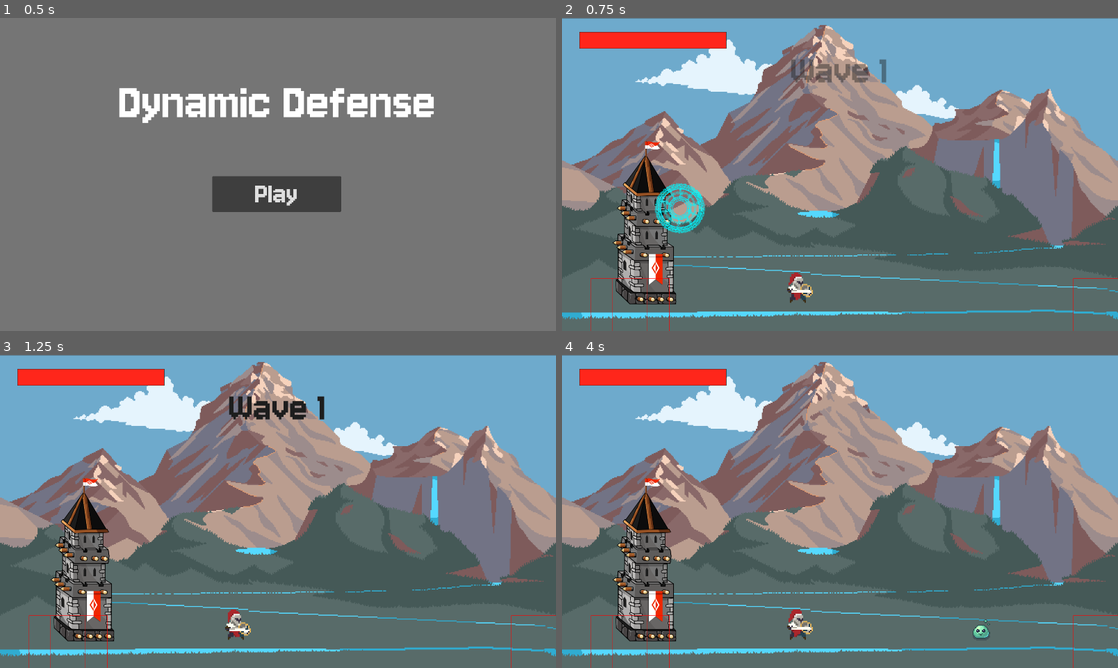
Above: before the commit, frames 1-4 (two rows, left to right).
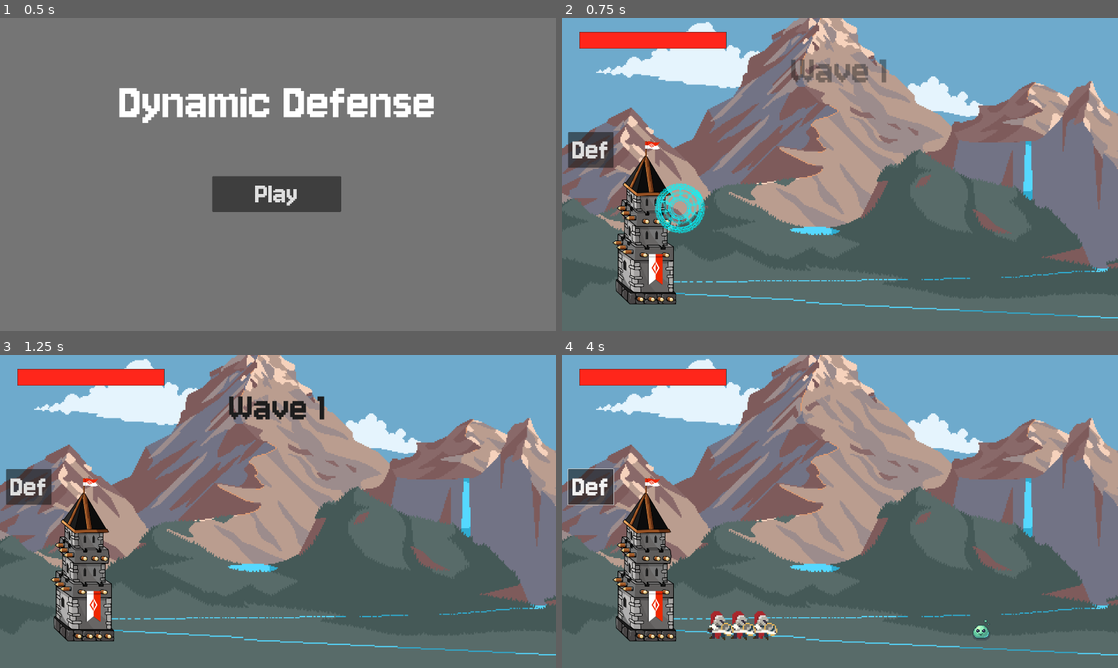
Above: after the commit, the same moments.

Repository: AlexandreBasei/dynamic_defense
Game: Godot game, scene res://scenes/main.tscn
Same seed, same stepped clock (60 frames per second), same inputs: the game is played once before the commit and once after it.
Inputs (mouse positions are in pixels of both pictures, inside the frame that each line leads up to):
- Up to frame 1 (0.5 s): no input
- Up to frame 2 (0.75 s): click "Play" at 0.5 s
- Up to frame 3 (1.25 s): no input
- Up to frame 4 (4 s): click (589, 486) at 1.25 s, where only the run after the commit has a clickable "Def"; click (589, 486) at 2 s, where only the run after the commit has a clickable "Def"; click (589, 486) at 2.75 s, where only the run after the commit has a clickable "Def"; move the mouse to (962, 495) at 3.52 s; click (962, 495) at 3.6 s

Frame 1 is identical in both runs. In frame 2, 31% of the frame differs, in the area x 0-100%, y 0-100%; in frame 3, 31%; in frame 4, 32%.

Commit message:
add unit movement

Diff:
--- a/project.godot
+++ b/project.godot
@@ -25,6 +25,7 @@
 [global_group]
 
 mobs=""
+Unit=""
 
 [input]
 
--- a/scenes/UI/hud.gd
+++ b/scenes/UI/hud.gd
@@ -1,6 +1,7 @@
 extends CanvasLayer
 
 signal start_game
+signal spawnDefender
 
 # Called when the node enters the scene tree for the first time.
 func _ready() -> void:
@@ -37,3 +38,7 @@
 	fade_in_text(target, fade_in_time)
 	await get_tree().create_timer(visible_time).timeout
 	fade_out_text(target, fade_out_time)
+
+
+func _on_spawn_defender_button_down() -> void:
+	spawnDefender.emit()
--- a/scenes/UI/hud.tscn
+++ b/scenes/UI/hud.tscn
@@ -72,5 +72,23 @@
 [node name="HealthBar" parent="." instance=ExtResource("2_rd3kb")]
 visible = false
 
+[node name="SpawnDefender" type="Button" parent="."]
+visible = false
+anchors_preset = -1
+anchor_left = 0.5
+anchor_top = 0.56600004
+anchor_right = 0.5
+anchor_bottom = 0.56600004
+offset_left = -939.0
+offset_top = -217.28
+offset_right = -782.0
+offset_bottom = -94.28003
+grow_horizontal = 2
+grow_vertical = 0
+theme_override_fonts/font = ExtResource("2_y5tme")
+theme_override_font_sizes/font_size = 107
+text = "Def"
+
 [connection signal="button_down" from="StartButton" to="." method="_on_button_button_down"]
 [connection signal="timeout" from="GameOverTimer" to="." method="_on_game_over_timer_timeout"]
+[connection signal="button_down" from="SpawnDefender" to="." method="_on_spawn_defender_button_down"]
--- a/scenes/defenders/defender.gd
+++ b/scenes/defenders/defender.gd
@@ -2,16 +2,31 @@
 
 signal hit
 
-@export var maxHP = 10
+@onready var animations = $AnimatedSprite2D
+
+@export var maxHP:int = 10
+@export var damages:int = 5
+@export var speed:int = 100
+@export var atkCooldown:int = 3
+@export var walkStop:float = 592.0
+
 var currentHP
-
-@export var damages = 5
+var isWalking:bool = true
+var isAttacking:bool = false
+var id:int = 0
 
 func _ready():
 	currentHP = maxHP
 
 func _process(delta: float) -> void:
-	pass
+	if position.x < walkStop and !isAttacking:
+		move_local_x(speed * delta)
+		isWalking = true
+	else:
+		isWalking = false
+
+	if !isWalking and !isAttacking:
+		animations.play("idle")
 
 func take_damage(dmg: int) -> void:
 	hit.emit()
@@ -23,5 +38,8 @@
 
 func _on_attack_area_area_entered(area: Area2D) -> void:
 	if area.is_in_group("mobs"):
-		$AnimatedSprite2D.play("attack")
+		isAttacking = true
+		animations.play("attack")
 		take_damage(area.damages)
+		await get_tree().create_timer(atkCooldown).timeout
+		isAttacking = false
--- a/scenes/defenders/defender.tscn
+++ b/scenes/defenders/defender.tscn
@@ -1,8 +1,9 @@
-[gd_scene load_steps=22 format=3 uid="uid://8bfok0bhromt"]
+[gd_scene load_steps=29 format=3 uid="uid://8bfok0bhromt"]
 
 [ext_resource type="Texture2D" uid="uid://d3rtvvf2rsqpf" path="res://art/defenders/Knight Hero Platfomer/Attack 1.png" id="1_nkwby"]
 [ext_resource type="Script" uid="uid://w8cgj2d4fant" path="res://scenes/defenders/defender.gd" id="1_y7dbd"]
 [ext_resource type="Texture2D" uid="uid://btnu3b5elw64c" path="res://art/defenders/Knight Hero Platfomer/Combat Ready Idle Fixed.png" id="3_y7dbd"]
+[ext_resource type="Texture2D" uid="uid://bt017uxrkgj78" path="res://art/defenders/Knight Hero Platfomer/Walk Fixed.png" id="4_jpoqe"]
 
 [sub_resource type="AtlasTexture" id="AtlasTexture_jpoqe"]
 atlas = ExtResource("1_nkwby")
@@ -63,6 +64,30 @@
 [sub_resource type="AtlasTexture" id="AtlasTexture_ac3x4"]
 atlas = ExtResource("3_y7dbd")
 region = Rect2(88, 0, 22, 30)
+
+[sub_resource type="AtlasTexture" id="AtlasTexture_h8tp4"]
+atlas = ExtResource("4_jpoqe")
+region = Rect2(0, 0, 22, 30)
+
+[sub_resource type="AtlasTexture" id="AtlasTexture_r8k7b"]
+atlas = ExtResource("4_jpoqe")
+region = Rect2(22, 0, 22, 30)
+
+[sub_resource type="AtlasTexture" id="AtlasTexture_j1ier"]
+atlas = ExtResource("4_jpoqe")
+region = Rect2(44, 0, 22, 30)
+
+[sub_resource type="AtlasTexture" id="AtlasTexture_r7rcw"]
+atlas = ExtResource("4_jpoqe")
+region = Rect2(66, 0, 22, 30)
+
+[sub_resource type="AtlasTexture" id="AtlasTexture_rp8en"]
+atlas = ExtResource("4_jpoqe")
+region = Rect2(88, 0, 22, 30)
+
+[sub_resource type="AtlasTexture" id="AtlasTexture_d5tlp"]
+atlas = ExtResource("4_jpoqe")
+region = Rect2(110, 0, 22, 30)
 
 [sub_resource type="SpriteFrames" id="SpriteFrames_h8tp4"]
 animations = [{
@@ -97,7 +122,7 @@
 "duration": 1.0,
 "texture": SubResource("AtlasTexture_dinwq")
 }],
-"loop": true,
+"loop": false,
 "name": &"attack",
 "speed": 8.0
 }, {
@@ -120,6 +145,29 @@
 "loop": true,
 "name": &"idle",
 "speed": 8.0
+}, {
+"frames": [{
+"duration": 1.0,
+"texture": SubResource("AtlasTexture_h8tp4")
+}, {
+"duration": 1.0,
+"texture": SubResource("AtlasTexture_r8k7b")
+}, {
+"duration": 1.0,
+"texture": SubResource("AtlasTexture_j1ier")
+}, {
+"duration": 1.0,
+"texture": SubResource("AtlasTexture_r7rcw")
+}, {
+"duration": 1.0,
+"texture": SubResource("AtlasTexture_rp8en")
+}, {
+"duration": 1.0,
+"texture": SubResource("AtlasTexture_d5tlp")
+}],
+"loop": true,
+"name": &"walk",
+"speed": 8.0
 }]
 
 [sub_resource type="RectangleShape2D" id="RectangleShape2D_r8k7b"]
@@ -128,7 +176,7 @@
 [sub_resource type="RectangleShape2D" id="RectangleShape2D_jpoqe"]
 size = Vector2(39.5, 18)
 
-[node name="Defender" type="Area2D"]
+[node name="Defender" type="Area2D" groups=["Unit"]]
 scale = Vector2(5, 5)
 script = ExtResource("1_y7dbd")
 
@@ -136,9 +184,8 @@
 texture_filter = 1
 position = Vector2(0, -15.199999)
 sprite_frames = SubResource("SpriteFrames_h8tp4")
-animation = &"idle"
-autoplay = "idle"
-frame_progress = 0.06894065
+animation = &"walk"
+autoplay = "walk"
 
 [node name="CollisionShape2D" type="CollisionShape2D" parent="."]
 position = Vector2(-3.2, -10.399999)
--- a/scenes/main.gd
+++ b/scenes/main.gd
@@ -4,6 +4,11 @@
 @onready var deck = $CardManager/Deck
 @onready var player_hand = $CardManager/PlayerHand
 @onready var discard_pile = $CardManager/DiscardPile
+@onready var unitSpawn = $UnitSpawnPoint
+
+@export var unit:PackedScene
+
+var unitSpawned:int = 0
 
 # Called when the node enters the scene tree for the first time.
 func _ready() -> void:
@@ -43,6 +48,7 @@
 	$WaveHandler/MobSpawnTimer.start()
 	$HUD.update_wave($WaveHandler.currentWave + 1)
 	$HUD/HealthBar.init_HP($Tower.current_HP)
+	$HUD/SpawnDefender.show()
 
 func _on_base_game_over() -> void:
 	end_game()
@@ -72,3 +78,11 @@
 	$HUD/StartButton.show()
 	$HUD/Message.text = "Dynamic Defense"
 	$WaveHandler.currentWave = 0
+
+
+func _on_hud_spawn_defender() -> void:
+	var unit = unit.instantiate()
+	unit.position = unitSpawn.position
+	unit.id = unitSpawned
+	add_child(unit)
+	unitSpawned += unitSpawned
--- a/scenes/main.tscn
+++ b/scenes/main.tscn
@@ -1,6 +1,5 @@
-[gd_scene load_steps=15 format=3 uid="uid://begu0mbamvgii"]
+[gd_scene load_steps=14 format=3 uid="uid://begu0mbamvgii"]
 
-[ext_resource type="PackedScene" uid="uid://bqwkl3cusk0uq" path="res://scenes/levels/tile_map.tscn" id="1_0xm2m"]
 [ext_resource type="Script" uid="uid://bedm1itnq0t00" path="res://scenes/main.gd" id="1_h2yge"]
 [ext_resource type="PackedScene" uid="uid://d4aqy4ns76bew" path="res://scenes/tower/tower.tscn" id="2_h2yge"]
 [ext_resource type="Texture2D" uid="uid://dsfv0lyipp0y2" path="res://art/backgrounds/mountains/m7/BIGPRE_ORIG_SIZE.png" id="2_o6xl0"]
@@ -24,16 +23,12 @@
 [node name="Main" type="Node2D"]
 position = Vector2(415, 668)
 script = ExtResource("1_h2yge")
+unit = ExtResource("12_eb6dy")
 
 [node name="BigpreOrigSize" type="Sprite2D" parent="."]
-position = Vector2(544, -123)
-scale = Vector2(0.8333333, 0.83487654)
+position = Vector2(547.00006, -92.00001)
+scale = Vector2(0.9966112, 0.9984567)
 texture = ExtResource("2_o6xl0")
-
-[node name="TileMap" parent="." instance=ExtResource("1_0xm2m")]
-visible = false
-position = Vector2(-229.905, 37.395)
-scale = Vector2(4.13, 4.13)
 
 [node name="Tower" parent="." instance=ExtResource("2_h2yge")]
 position = Vector2(-242, -59)
@@ -49,6 +44,7 @@
 position = Vector2(1254, 290)
 
 [node name="CardManager" type="Control" parent="."]
+visible = false
 layout_mode = 3
 anchors_preset = 0
 offset_right = 40.0
@@ -89,11 +85,12 @@
 script = ExtResource("9_ya4ey")
 metadata/_custom_type_script = "uid://6ams8uvg43gu"
 
-[node name="Defender" parent="." instance=ExtResource("12_eb6dy")]
-position = Vector2(411, 319)
+[node name="UnitSpawnPoint" type="Marker2D" parent="."]
+position = Vector2(16, 320)
 
 [connection signal="game_over" from="Tower" to="." method="_on_base_game_over"]
 [connection signal="hit" from="Tower" to="." method="_on_base_hit"]
+[connection signal="spawnDefender" from="HUD" to="." method="_on_hud_spawn_defender"]
 [connection signal="start_game" from="HUD" to="." method="_on_hud_start_game"]
 [connection signal="wave_change" from="WaveHandler" to="." method="_on_wave_handler_wave_change"]
 [connection signal="win" from="WaveHandler" to="." method="_on_wave_handler_win"]
Binary file added: art/defenders/Knight Hero Platfomer/Walk Fixed.png
Not shown, added: art/defenders/Knight Hero Platfomer/Walk Fixed.png.import
